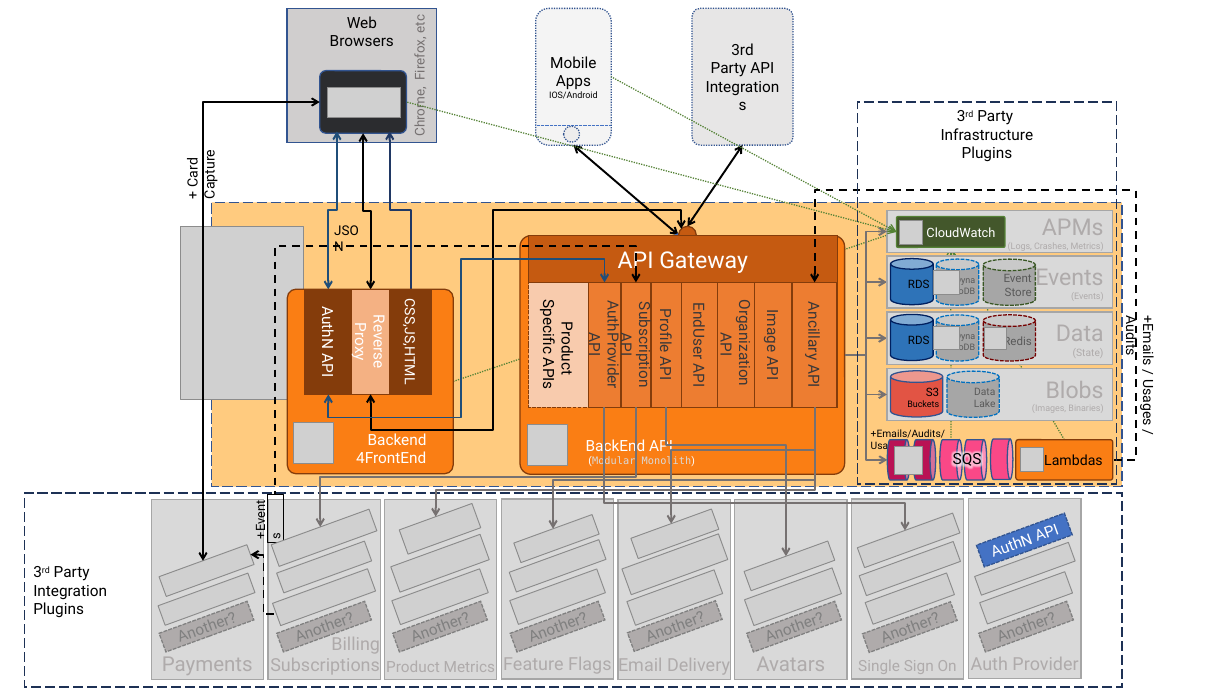
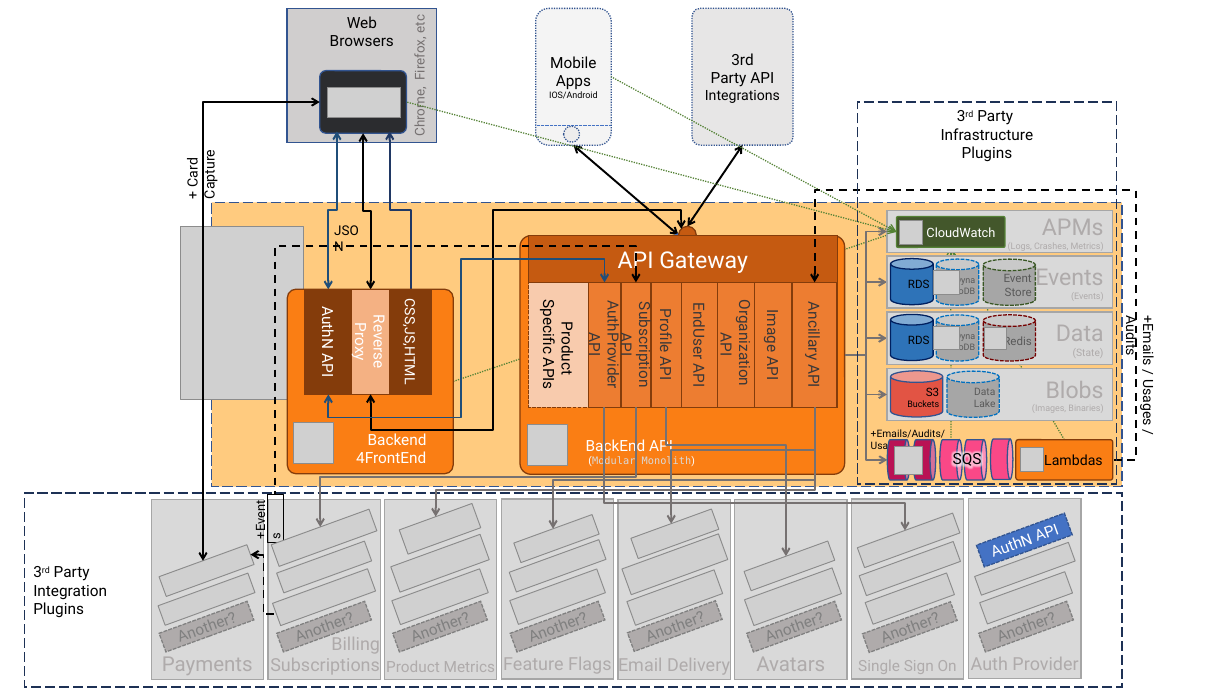
Before and after one commit to jezzsantos/saastack, a slide deck: slide 2 of docs/images/Sources.pptx. Drawn at 1232x693 pixels with LibreOffice and Linux fonts; fonts in the diff are those of the drawing; grey boxes stand for pictures; background and template pictures are left out. Boxes give left, top, right and bottom in pixels: in the first picture for what was removed or moved away, otherwise in the second. Text is boxed around its words. In the diff, an @@ line names an element or a change of style, - is before the commit and + after.

```diff
--- a/docs/images/Sources.pptx
+++ b/docs/images/Sources.pptx
@@ text in rounded rectangle at [705,72,780,103]: size 12 to 11 pt in "Integrations" @@
```
Also in this commit, not shown: 1 other slide changed, 1 slide added, 47 other files.
